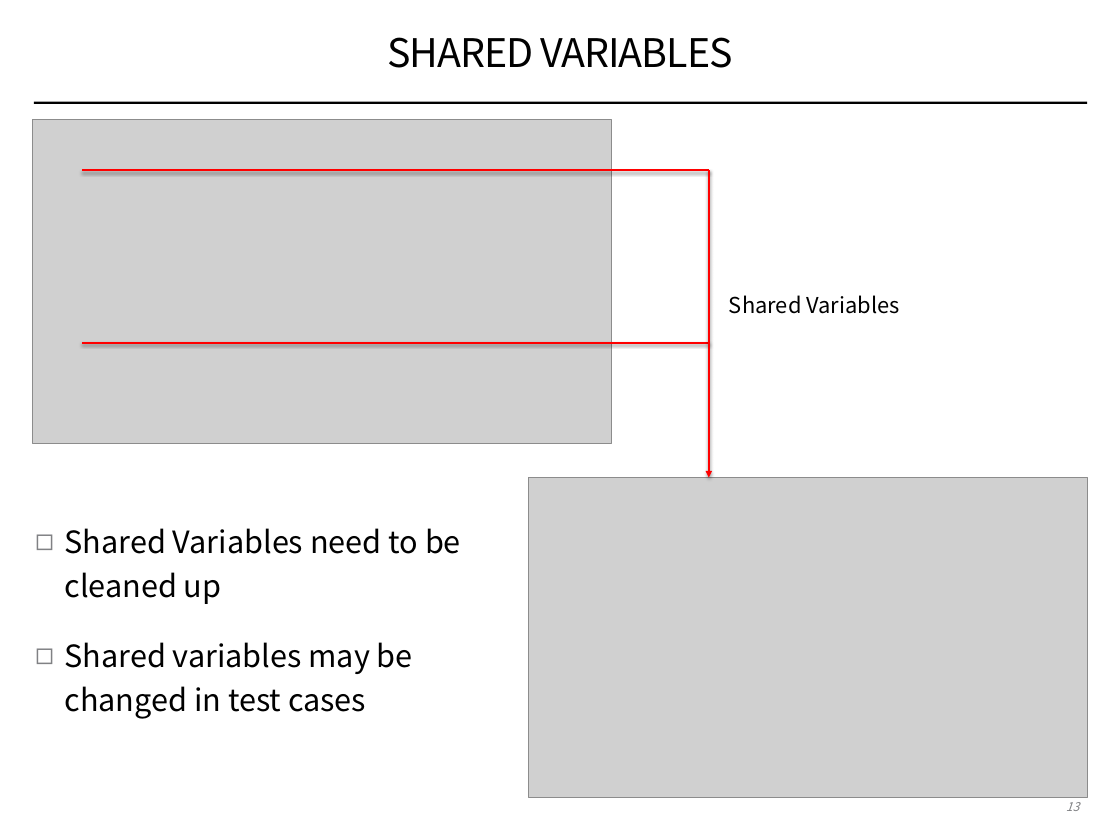
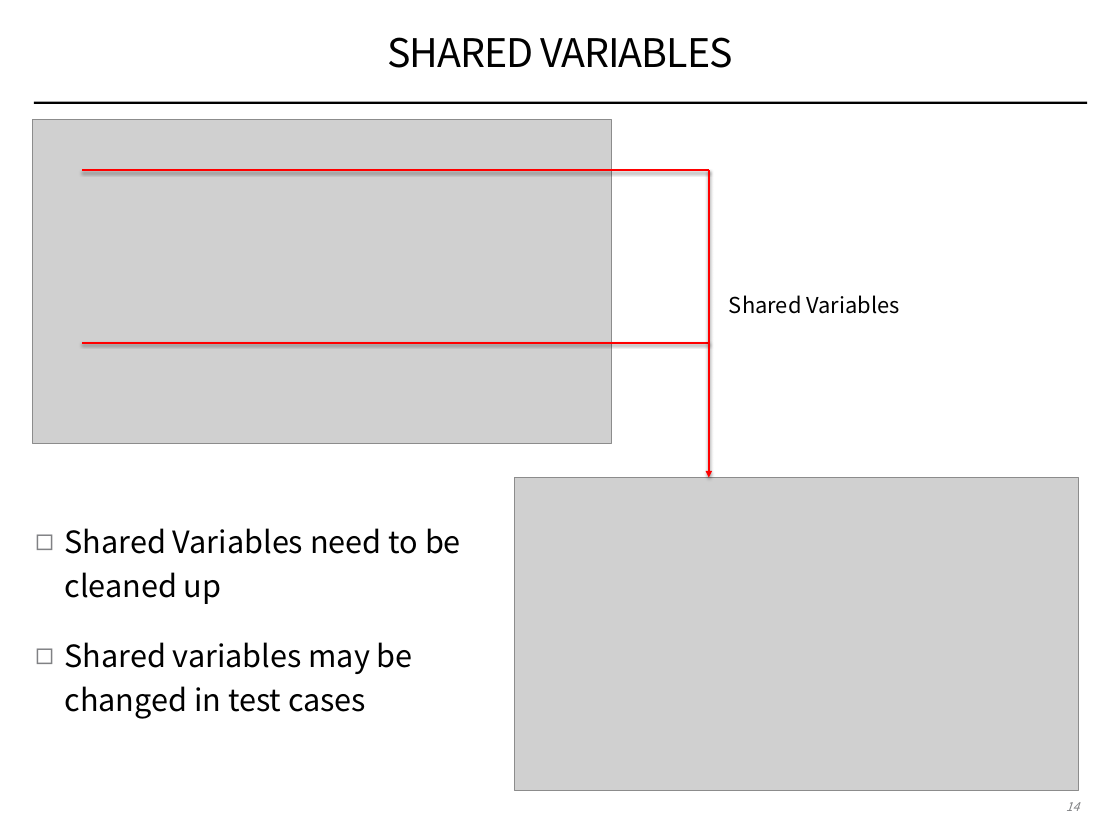
Before and after one commit to coney/c-training, a slide deck: slide 14 of UT/01 C Unit Testing.pptx (slide 13 before the commit). Drawn at 1120x840 pixels with LibreOffice and Linux fonts; fonts in the diff are those of the drawing; grey boxes stand for pictures. Boxes give left, top, right and bottom in pixels: in the first picture for what was removed or moved away, otherwise in the second. Text is boxed around its words. In the diff, an @@ line names an element or a change of style, - is before the commit and + after.

```diff
--- a/UT/01 C Unit Testing.pptx
+++ b/UT/01 C Unit Testing.pptx
@@ picture resized from (x1=528, y1=477, x2=1087, y2=797) to (x1=514, y1=477, x2=1078, y2=791) @@
@@ page number at (x1=1066, y1=802, x2=1079, y2=811): text changed @@
-13
+14
```
Also in this commit, not shown: 2 other slides changed, 1 slide added, 1 other file.
